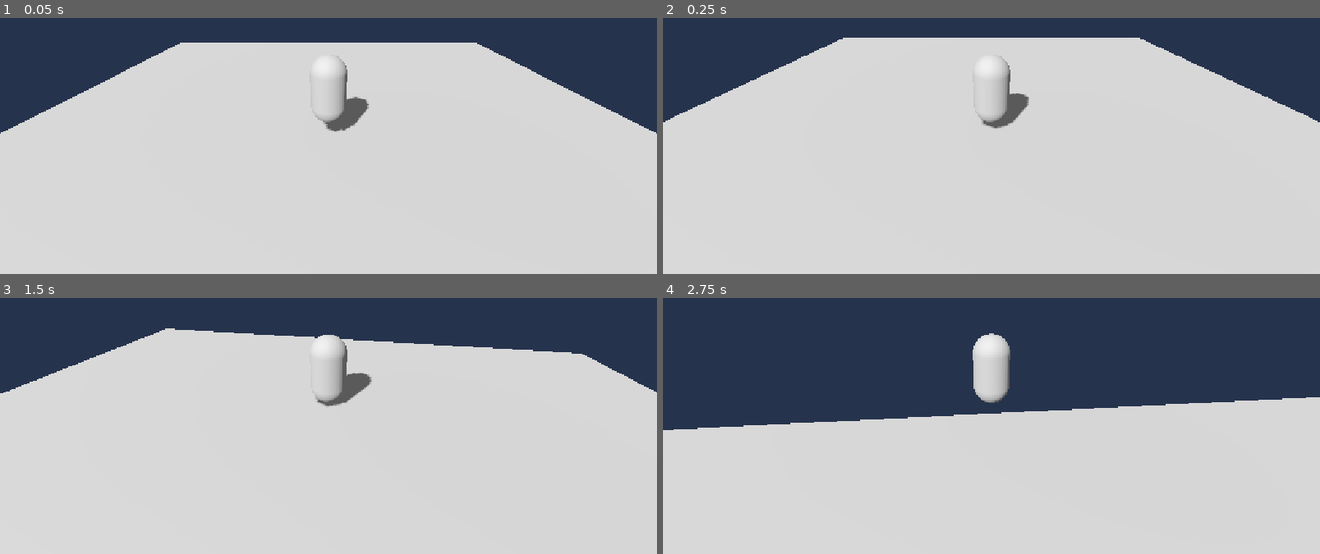
Above: before the commit, frames 1-4 (two rows, left to right).
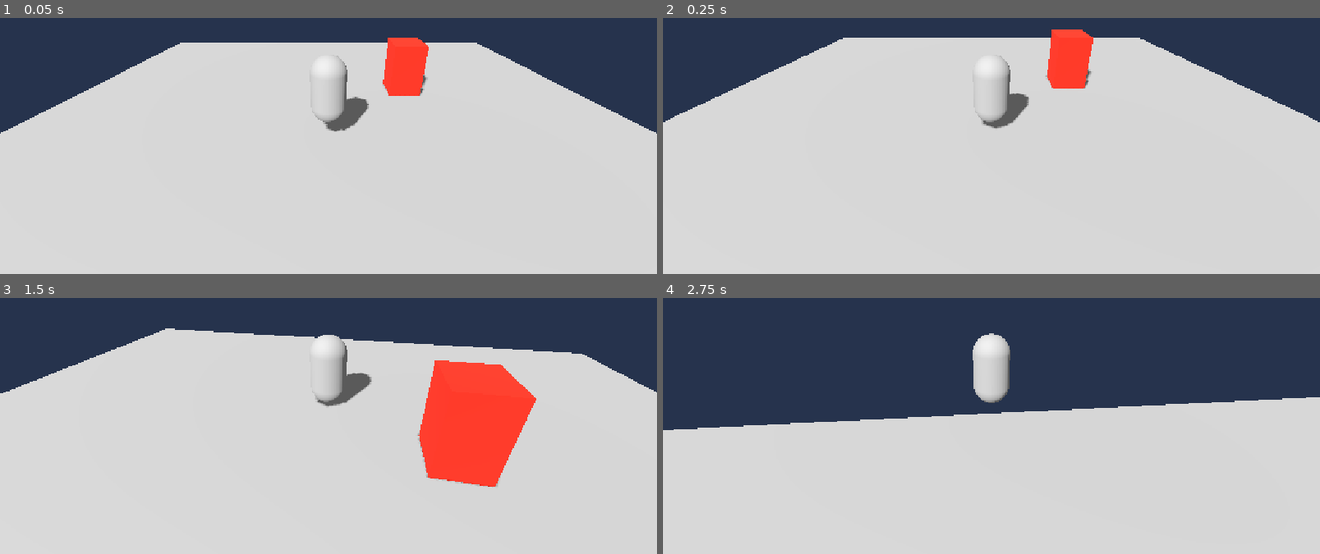
Above: after the commit, the same moments.

Repository: shan123654/city-escape
Game: Godot game, scene res://scenes/main.tscn
The game is run twice, just before and just after one commit, with the same random seed, the same clock (stepped at 60 frames per second) and the same inputs.
Inputs (mouse positions are in pixels of both pictures, inside the frame that each line leads up to):
- Up to frame 1 (0.05 s): no input
- Up to frame 2 (0.25 s): no input
- Up to frame 3 (1.5 s): tap Enter at 0.5 s; move the mouse to (361, 367) at 0.52 s; hold Up (ui_up) from 0.53 s (still down); click (361, 367) at 0.67 s; move the mouse to (295, 369) at 1.27 s
- Up to frame 4 (2.75 s): keep holding Up (ui_up); move the mouse to (1004, 362) at 2.02 s

The runs differ from the first frame. In frame 1, 1.4% of the frame differs, in the area x 58-66%, y 7-31%; in frame 2, 1.4%; in frame 3, 6.5%, in the area x 63-82%, y 24-75%; in frame 4, nothing differs.

Commit message:
Complete TASK-003.5 third-person camera

Diff:
--- a/scenes/main.tscn
+++ b/scenes/main.tscn
@@ -1,6 +1,7 @@
 [gd_scene format=3 uid="uid://b1k4ys6rhxm62"]
 
 [ext_resource type="PackedScene" path="res://scenes/player.tscn" id="1_player"]
+[ext_resource type="PackedScene" path="res://scenes/monster.tscn" id="2_monster"]
 
 [sub_resource type="BoxMesh" id="BoxMesh_ground"]
 size = Vector3(20, 1, 20)
@@ -35,3 +36,6 @@
 
 [node name="Player" parent="." instance=ExtResource("1_player")]
 position = Vector3(0, 0.5, 0)
+
+[node name="Monster" parent="." instance=ExtResource("2_monster")]
+position = Vector3(3, 0, -3)
--- /dev/null
+++ b/scenes/monster.tscn
@@ -0,0 +1,21 @@
+[gd_scene load_steps=4 format=3]
+
+[sub_resource type="StandardMaterial3D" id="StandardMaterial3D_monster"]
+albedo_color = Color(0.8, 0.15, 0.1, 1)
+
+[sub_resource type="BoxMesh" id="BoxMesh_monster"]
+material = SubResource("StandardMaterial3D_monster")
+size = Vector3(1.2, 2, 1.2)
+
+[sub_resource type="BoxShape3D" id="BoxShape3D_monster"]
+size = Vector3(1.2, 2, 1.2)
+
+[node name="Monster" type="CharacterBody3D"]
+
+[node name="MeshInstance3D" type="MeshInstance3D" parent="."]
+position = Vector3(0, 1, 0)
+mesh = SubResource("BoxMesh_monster")
+
+[node name="CollisionShape3D" type="CollisionShape3D" parent="."]
+position = Vector3(0, 1, 0)
+shape = SubResource("BoxShape3D_monster")
